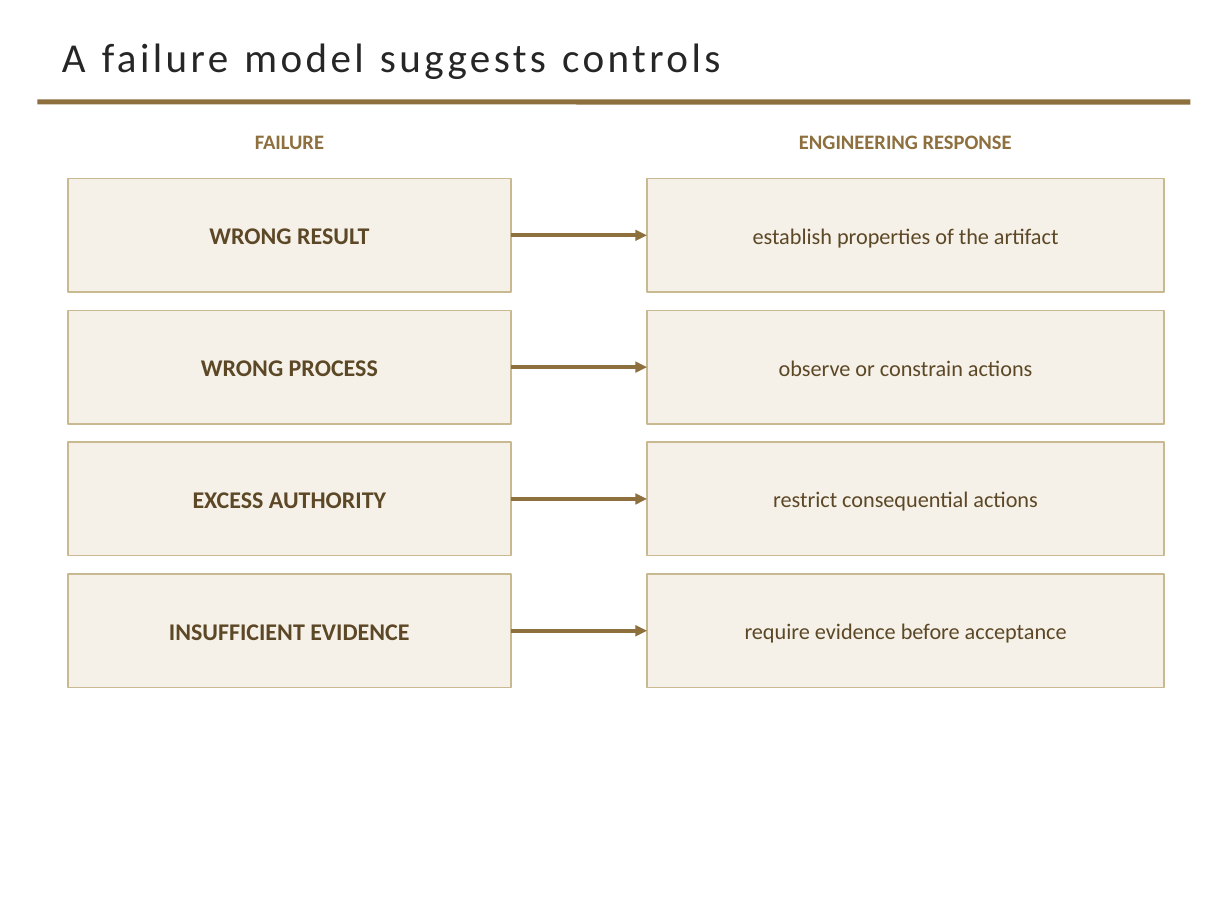
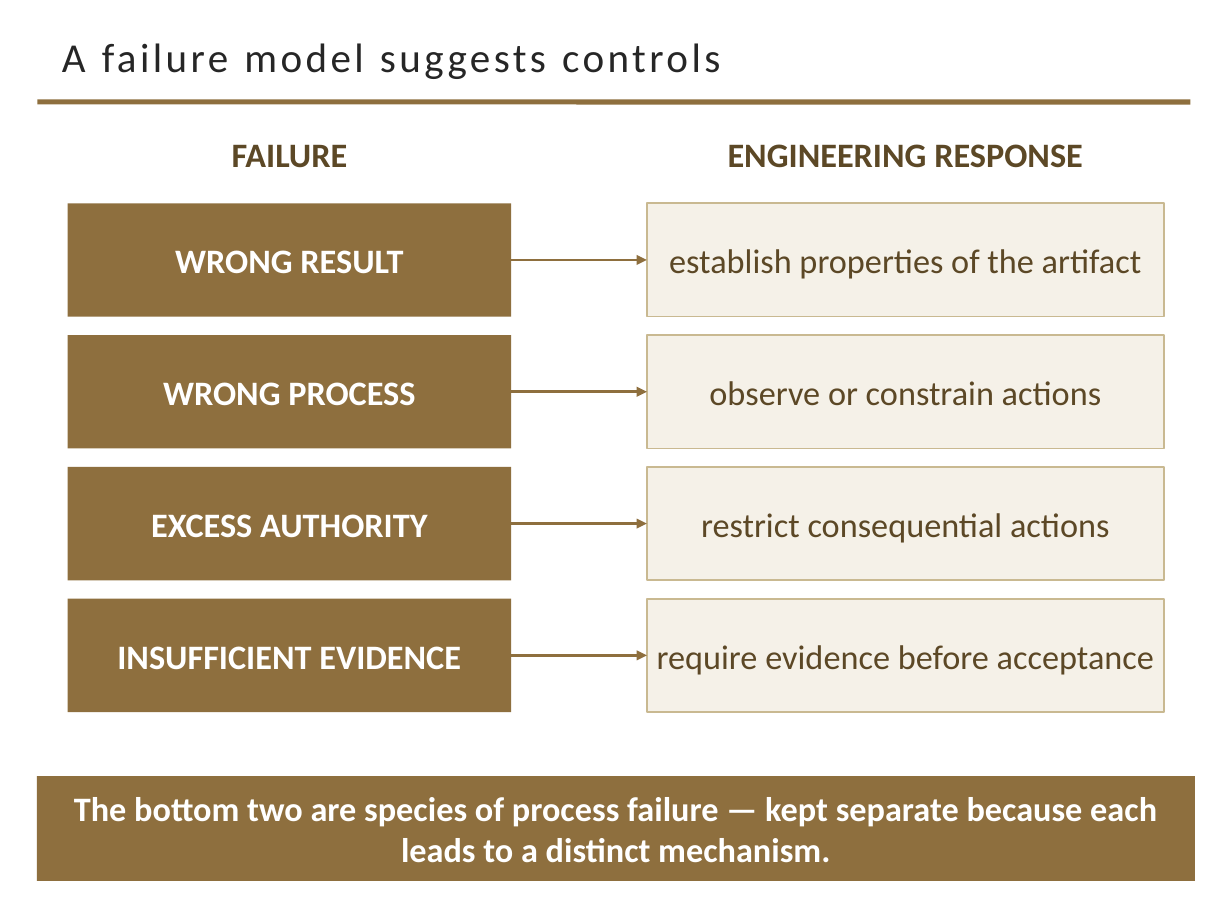
Before and after one commit to davisjam/model-based-agentic-software-engineering, a slide deck: slide 19 of course/lectures/act-2-delegation-and-control/03-alignment/2-3-Alignment.pptx (slide 18 before the commit). Drawn at 1232x924 pixels with LibreOffice and Linux fonts; fonts in the diff are those of the drawing; background and template pictures are left out. Boxes give left, top, right and bottom in pixels: in the first picture for what was removed or moved away, otherwise in the second. Text is boxed around its words. In the diff, an @@ line names an element or a change of style, - is before the commit and + after.

Commit message:
deck 2-3 S3: 'From failures to controls' becomes a section; four-roles slide splits
'A failure model suggests controls' converts to the SECTION 3 divider; its
failure-to-response table rebuilds as the section's first content slide at the
20pt floor, noting the bottom two rows are species of process failure kept for
their distinct mechanisms. Four-roles slide keeps the roles at 20pt+; the
obligation/constraint pipeline gets its own slide. Downstream Section-3 slides
floored at 20pt.

```diff
--- a/course/lectures/act-2-delegation-and-control/03-alignment/2-3-Alignment.pptx
+++ b/course/lectures/act-2-delegation-and-control/03-alignment/2-3-Alignment.pptx
@@ text "FAILURE" at [232, 144, 348, 168]: size 12 to 20 pt, text colour #8E6F3E to #5C4826; vertical alignment top to middle @@
@@ text "ENGINEERING RESPONSE" at [728, 144, 1083, 168]: size 12 to 20 pt, text colour #8E6F3E to #5C4826; vertical alignment top to middle @@
@@ arrow (511, 260) - (647, 260): stroke #8E6F3E 2.25 pt to #8E6F3E 1.5 pt @@
@@ arrow (511, 392) - (647, 392): stroke #8E6F3E 2.25 pt to #8E6F3E 1.5 pt @@
@@ arrow (511, 524) - (647, 524): stroke #8E6F3E 2.25 pt to #8E6F3E 1.5 pt @@
@@ size 14 to 20 pt, text colour #5C4826 to #FFFFFF; fill #F5F1E8 to #8E6F3E; outline #C9B991 1 pt to none in 4 elements at [68, 203, 511, 317], [68, 335, 511, 448], [68, 467, 511, 580], [68, 599, 511, 712] @@
@@ size 13 to 20 pt in 4 elements at [647, 203, 1164, 317], [647, 335, 1164, 448], [647, 467, 1164, 580], [647, 599, 1164, 712] @@
@@ 8 rectangles, 4 arrows: place and size @@
-8 rectangles, 4 arrows at [68, 179, 1164, 687]
+8 rectangles, 4 arrows at [68, 203, 1164, 712]
@@ arrow (511, 655) - (647, 655): stroke #8E6F3E 2.25 pt to #8E6F3E 1.5 pt @@
@@ rectangle added at [37, 776, 1195, 881], fill #8E6F3E, 20 pt, text #FFFFFF, bold @@
+The bottom two are species of process failure — kept separate because each leads to a distinct mechanism.
```
Also in this commit, not shown: 3 other slides changed, 2 slides added.
